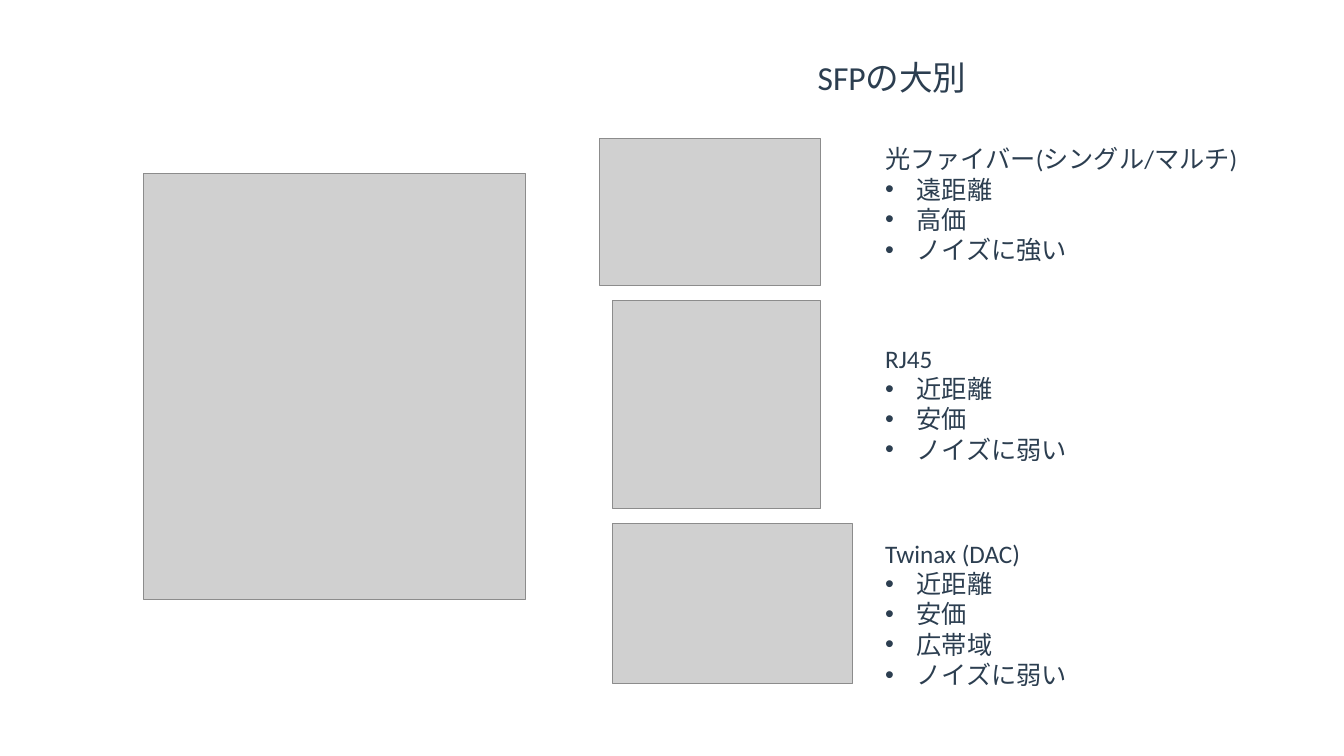
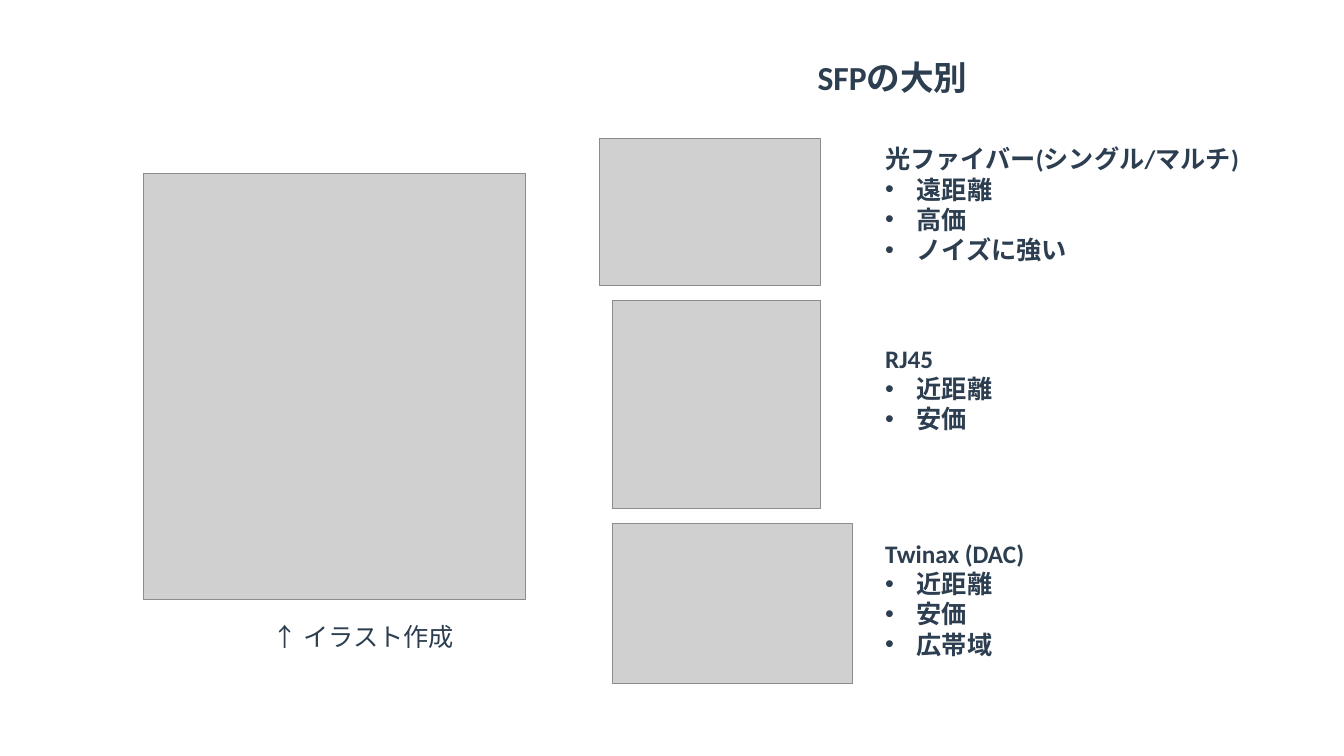
Before and after one commit to yuichi110/www.yuichi.com-network, a slide deck: slide 3 of slides/0015.pptx. Drawn at 1344x756 pixels with LibreOffice and Linux fonts; fonts in the diff are those of the drawing; grey boxes stand for pictures. Boxes give left, top, right and bottom in pixels: in the first picture for what was removed or moved away, otherwise in the second. Text is boxed around its words. In the diff, an @@ line names an element or a change of style, - is before the commit and + after.

```diff
--- a/slides/0015.pptx
+++ b/slides/0015.pptx
@@ bold on in 4 elements at box(885, 146, 1239, 262), box(818, 62, 968, 93), box(885, 544, 1024, 657), box(885, 351, 993, 431) @@
@@ text at box(917, 437, 1067, 461): paragraph removed @@
-• ノイズに弱い
@@ text added at box(303, 625, 454, 648), 18 pt, text #2C3E50 @@
+↑ イラスト作成
@@ text at box(917, 662, 1067, 686): paragraph removed @@
-• ノイズに弱い
```
Also in this commit, not shown: 1 other slide changed, 2 slides added, 2 slides removed, 29 other files.
